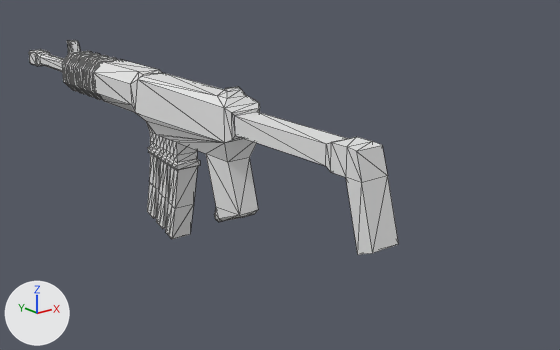
The glTF model res/models/gun_v1.glb, before and after one commit.
Both versions are drawn from a 50 mm camera at (-2.04, -2.55, 0.87) aimed at (0.57, 0.71, -0.44). Every picture has the same lights, and +X, +Y and +Z are marked at lower left. Mesh edges are drawn as thin lines.
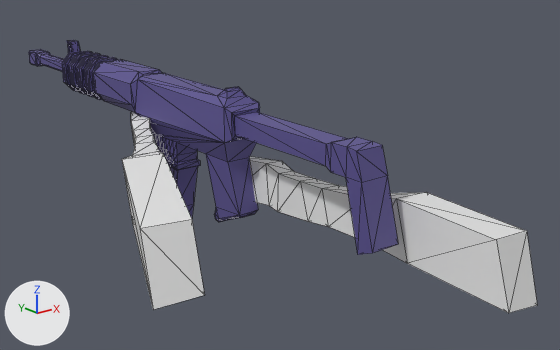
Location of each change, (x1, y1, x2, y2) in pixels of the pictures (560 x 350 px):
'Cube', surface changed (grey to blue): (29, 40, 398, 255) in both
'Cylinder.003', added: after (122, 112, 537, 313)

Diff of the bpy script that builds the scene:
```diff
--- a/res/models/gun_v1.glb.py
+++ b/res/models/gun_v1.glb.py
@@ img_gun_0 @@
+img_gun_0 = load_image('gun_0', '_unpacked/gun_0', 1024, 1024, 'sRGB')
@@ mat_material @@
 mat_material = principled_material('Material')
-mat_material.base_color = (0.8, 0.8, 0.8)  # white #e7e7e7
+mat_material.texture = img_gun_0
@@ me_cylinder_005 @@
+me_cylinder_005.from_pydata(...)  # 64 vertices, 120 faces; spans x -0.77..0.63, y -0.96..1.79, z -0.6..-0.16
@@ ob_cylinder_003 @@
+ob_cylinder_003 = bpy.data.objects.new('Cylinder.003', me_cylinder_005)
+ob_cylinder_003.location = (0.0, 0.0, 0.0)
```
